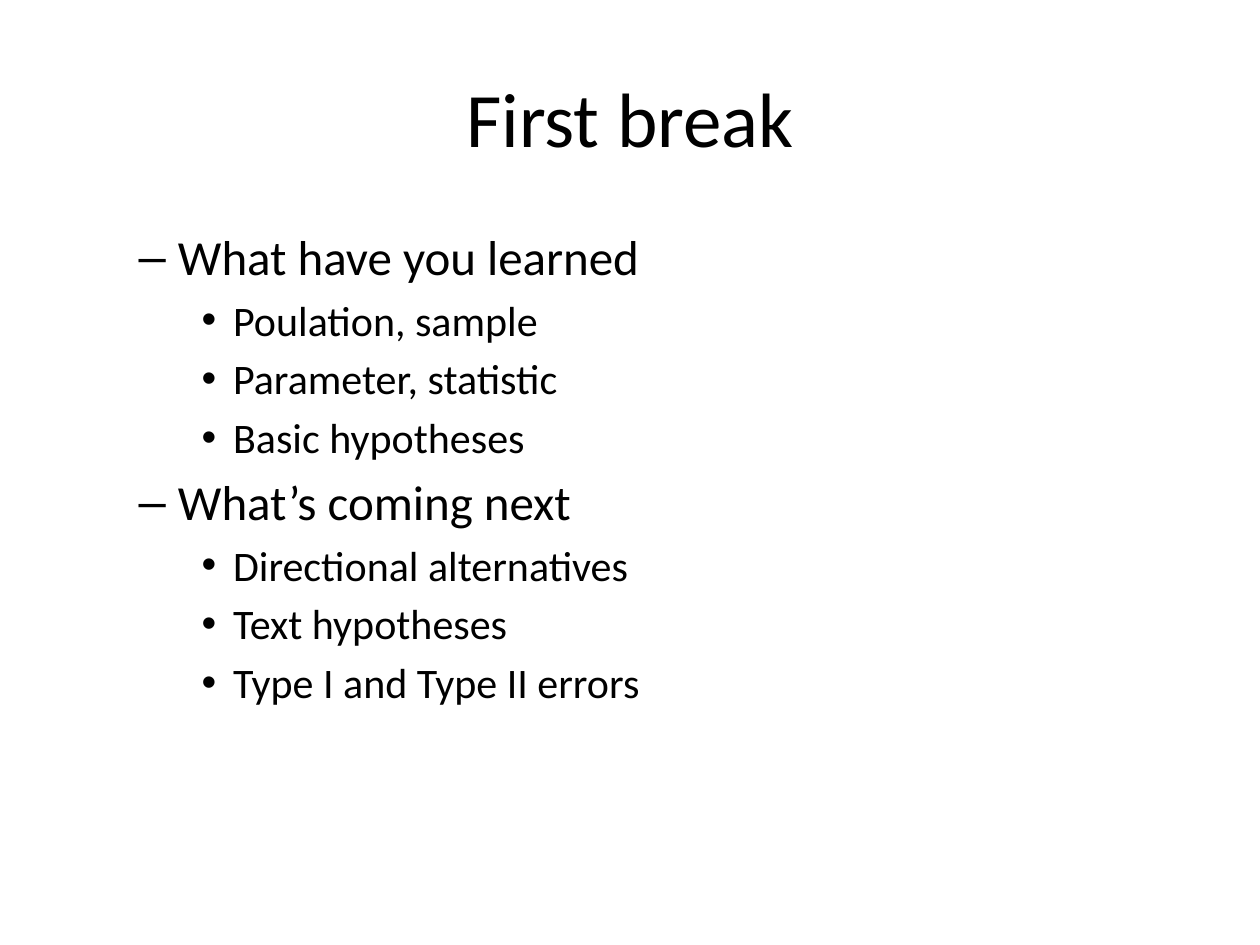
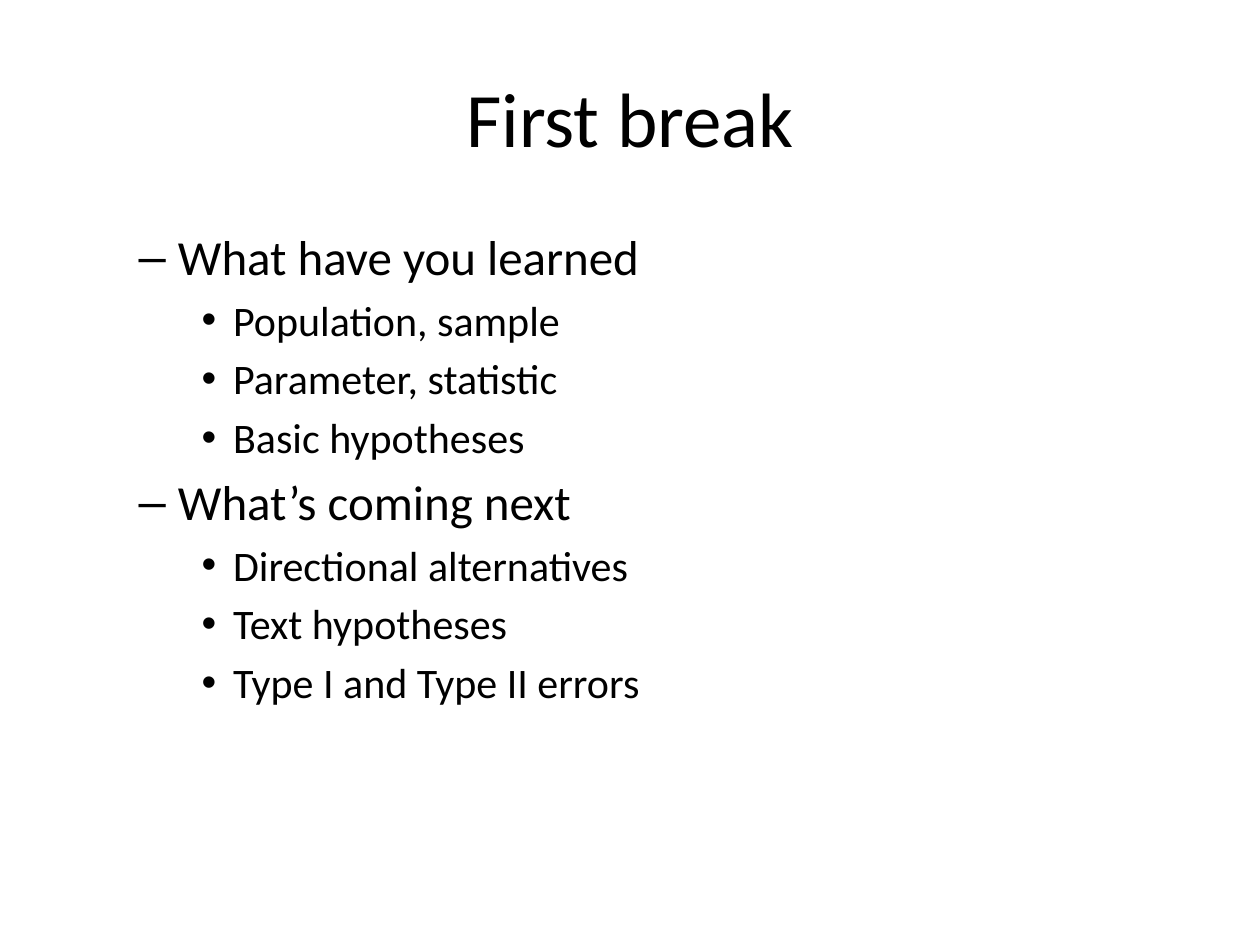
Before and after one commit to pmean/classes, a slide deck: slide 12 of clinical-research-methodology/results/video12-hypothesis-testing.pptx. Drawn at 1260x945 pixels with LibreOffice and Linux fonts; fonts in the diff are those of the drawing. Boxes give left, top, right and bottom in pixels: in the first picture for what was removed or moved away, otherwise in the second. Text is boxed around its words. In the diff, an @@ line names an element or a change of style, - is before the commit and + after.

```diff
--- a/clinical-research-methodology/results/video12-hypothesis-testing.pptx
+++ b/clinical-research-methodology/results/video12-hypothesis-testing.pptx
@@ text at [233,306,560,343]: text changed @@
-    • Poulation, sample
+    • Population, sample
```
Also in this commit, not shown: 1 other file.
